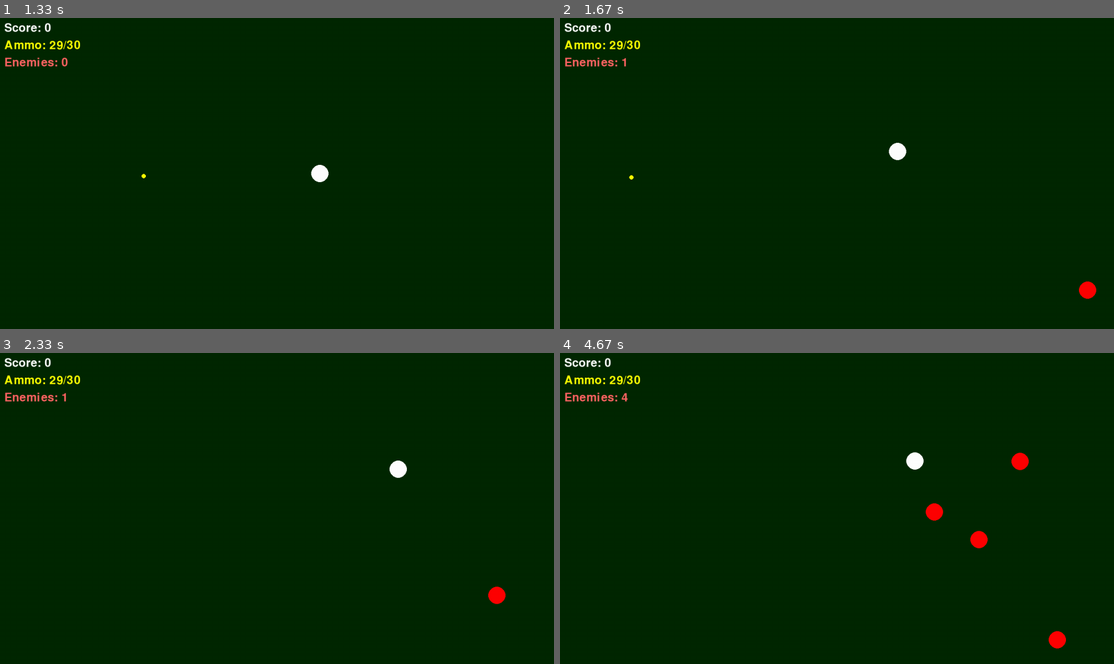
Above: before the commit, frames 1-4 (two rows, left to right).
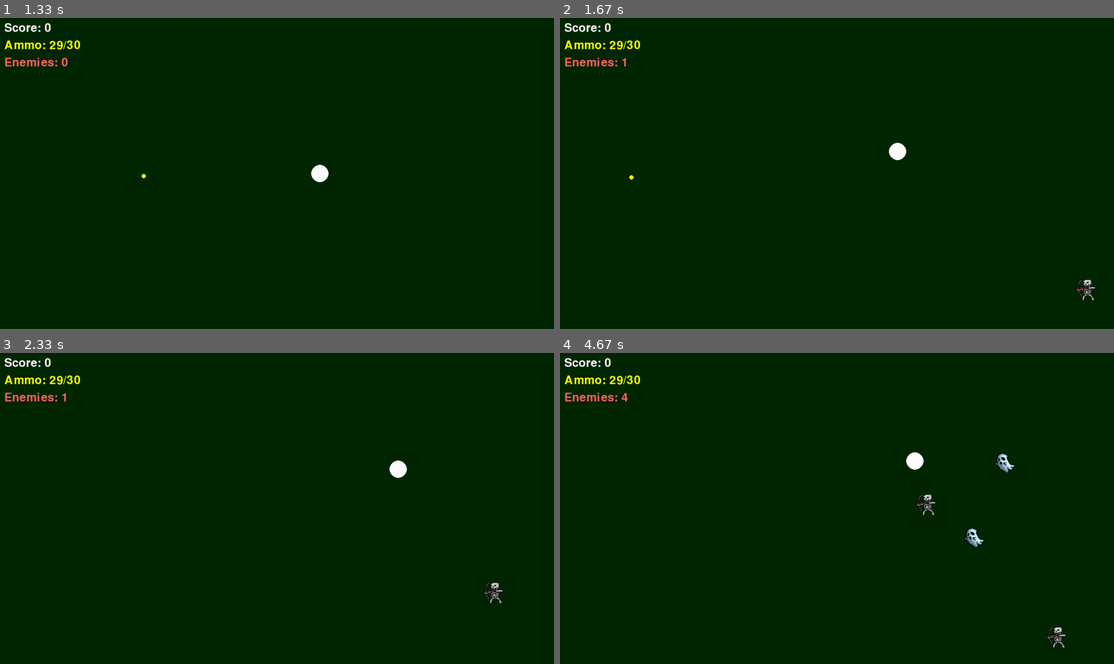
Above: after the commit, the same moments.

Repository: nicolassaez2004/pygamedesoft2026.1
Game: pygame game, started from main.py
The game is run twice, just before and just after one commit, with the same random seed, the same clock (stepped at 60 frames per second) and the same inputs.
Inputs (mouse positions are in pixels of both pictures, inside the frame that each line leads up to):
- Up to frame 1 (1.33 s): tap Enter at 0.33 s; click (144, 176) at 0.72 s; hold D from 1 s (still down)
- Up to frame 2 (1.67 s): release D at 1.47 s; hold W from 1.5 s (still down)
- Up to frame 3 (2.33 s): release W at 1.8 s; hold D 1.83-2.3 s
- Up to frame 4 (4.67 s): hold A 2.33-2.87 s; hold S 2.9-3.2 s; hold A 3.23-3.63 s; hold W 3.67-4.03 s; hold D from 4.07 s (still down)

Frame 1 is identical in both runs. In frame 2, 0.2% of the frame differs, in the area x 93-97%, y 83-91%; in frame 3, 0.2%; in frame 4, 0.9%, in the area x 64-92%, y 32-96%.

Commit message:
Adição de 2 inimigos diferentes

Diff:
--- a/enemy.py
+++ b/enemy.py
@@ -1,18 +1,24 @@
 import pygame
 import random
 import math
+import os
 
 
 class Enemy:
     """Classe que representa um inimigo no jogo"""
 
-    def __init__(self, x, y, speed=150, radius=20):
+    def __init__(self, x, y, sprite, speed=150, radius=None):
         self.pos = pygame.Vector2(x, y)
         self.speed = speed
-        self.radius = radius
-        self.color = (255, 0, 0)
+        self.sprite = sprite
+        # Versão espelhada horizontalmente
+        self.sprite_flipped = pygame.transform.flip(self.sprite, True, False)
+        # Define o raio de colisão baseado no tamanho do sprite se não fornecido
+        self.radius = radius if radius is not None else self.sprite.get_width() // 2
         self.health = 1
         self.max_health = 1
+        # Estado de espelhamento
+        self.flipped = False
 
     def update(self, dt, player_pos, window_width, window_height):
         """Atualiza a posição do inimigo em direção ao player"""
@@ -25,10 +31,14 @@
         # Mantém o inimigo dentro da tela
         self.pos.x = max(self.radius, min(self.pos.x, window_width - self.radius))
         self.pos.y = max(self.radius, min(self.pos.y, window_height - self.radius))
+        # Espelha ao passar da metade da tela
+        self.flipped = self.pos.x > (window_width / 2)
 
     def draw(self, window):
-        """Desenha o inimigo"""
-        pygame.draw.circle(window, self.color, self.pos, self.radius)
+        """Desenha o inimigo usando o sprite"""
+        surface = self.sprite_flipped if self.flipped else self.sprite
+        rect = surface.get_rect(center=(self.pos.x, self.pos.y))
+        window.blit(surface, rect)
 
     def is_colliding_with_player(self, player_pos, player_radius):
         """Verifica colisão com o player"""
@@ -41,6 +51,20 @@
         return self.health <= 0
 
 
+class GhostersonEnemy(Enemy):
+    """Inimigo do tipo Ghosterson"""
+
+    def __init__(self, x, y, sprite, speed=160, radius=None):
+        super().__init__(x, y, sprite, speed, radius)
+
+
+class SkellingtonEnemy(Enemy):
+    """Inimigo do tipo Skellington"""
+
+    def __init__(self, x, y, sprite, speed=140, radius=None):
+        super().__init__(x, y, sprite, speed, radius)
+
+
 class EnemyManager:
     """Gerencia os inimigos do jogo"""
 
@@ -50,13 +74,30 @@
         self.window_height = window_height
         self.spawn_margin = spawn_margin
 
+        # Carrega os sprites dos inimigos uma vez
+        ghost_path = os.path.join("Sprites", "Ghosterson_light.png")
+        skell_path = os.path.join("Sprites", "Skellington_gerson.png")
+
+        # Função utilitária para carregar e escalar
+        def load_and_scale(path, size, fallback_color):
+            try:
+                img = pygame.image.load(path).convert_alpha()
+            except Exception:
+                img = pygame.Surface((size, size), pygame.SRCALPHA)
+                img.fill(fallback_color)
+            return pygame.transform.smoothscale(img, (size, size))
+
+        desired_size = 48
+        self.ghost_sprite = load_and_scale(ghost_path, desired_size, (255, 0, 0))
+        self.skell_sprite = load_and_scale(skell_path, desired_size, (0, 255, 0))
+
         self.spawn_timer = 0
         self.spawn_interval = 1.0  # segundos entre spawns
         self.max_enemies = 5
         self.difficulty = 1.0  # multiplicador de dificuldade
 
     def spawn_enemy(self):
-        """Spawna um novo inimigo em um local aleatório nas bordas"""
+        """Spawna um novo inimigo em um local aleatório nas bordas e tipo aleatório"""
         side = random.choice(['top', 'bottom', 'left', 'right'])
 
         if side == 'top':
@@ -72,9 +113,20 @@
             x = self.window_width + self.spawn_margin
             y = random.randint(0, self.window_height)
 
-        speed = 150 * self.difficulty
-        enemy = Enemy(x, y, speed=speed)
-        self.enemies.append(enemy)
+        # Tipo aleatório de inimigo
+        enemy_type = random.choice(['ghost', 'skell'])
+
+        # Variação leve de velocidade por spawn para aleatoriedade
+        base_speed = 150 * self.difficulty
+        speed_variation = random.uniform(0.9, 1.2)
+        speed = base_speed * speed_variation
+
+        if enemy_type == 'ghost':
+            enemy_obj = GhostersonEnemy(x, y, sprite=self.ghost_sprite, speed=speed)
+        else:
+            enemy_obj = SkellingtonEnemy(x, y, sprite=self.skell_sprite, speed=speed)
+
+        self.enemies.append(enemy_obj)
 
     def update(self, dt, player_pos):
         """Atualiza todos os inimigos"""
Binary file added: Sprites/Ghosterson_light.png
Binary file added: Sprites/Skellington_gerson.png
Not shown, added: Sprites/Ghosterson_light.piskel
Not shown, added: Sprites/Skellington_gerson.piskel
